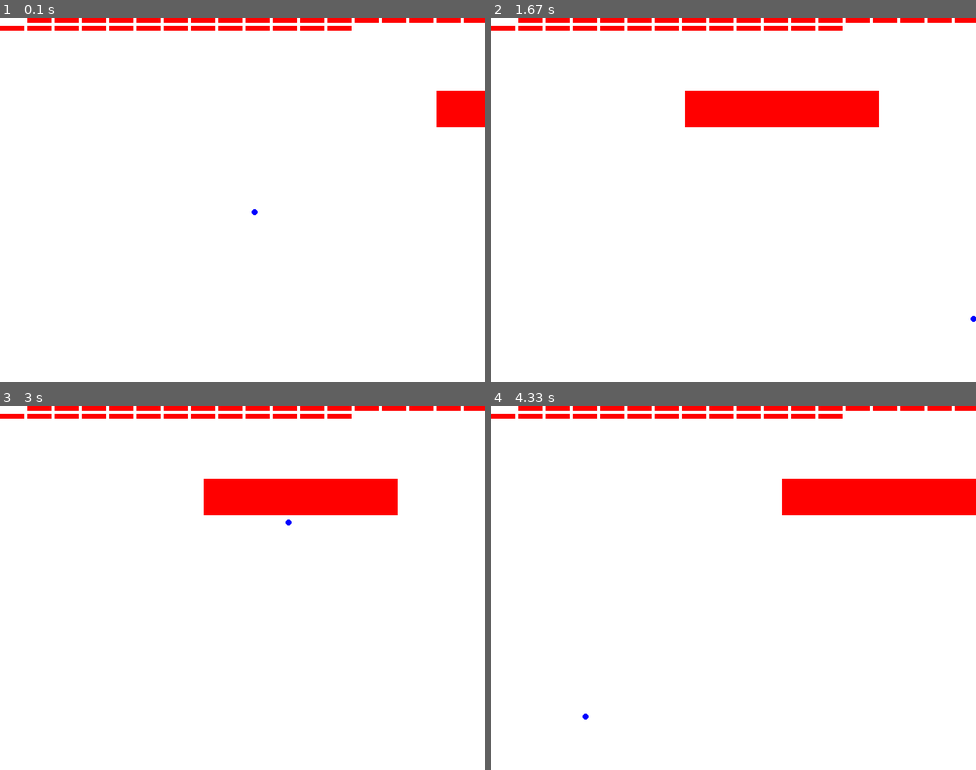
Above: before the commit, frames 1-4 (two rows, left to right).
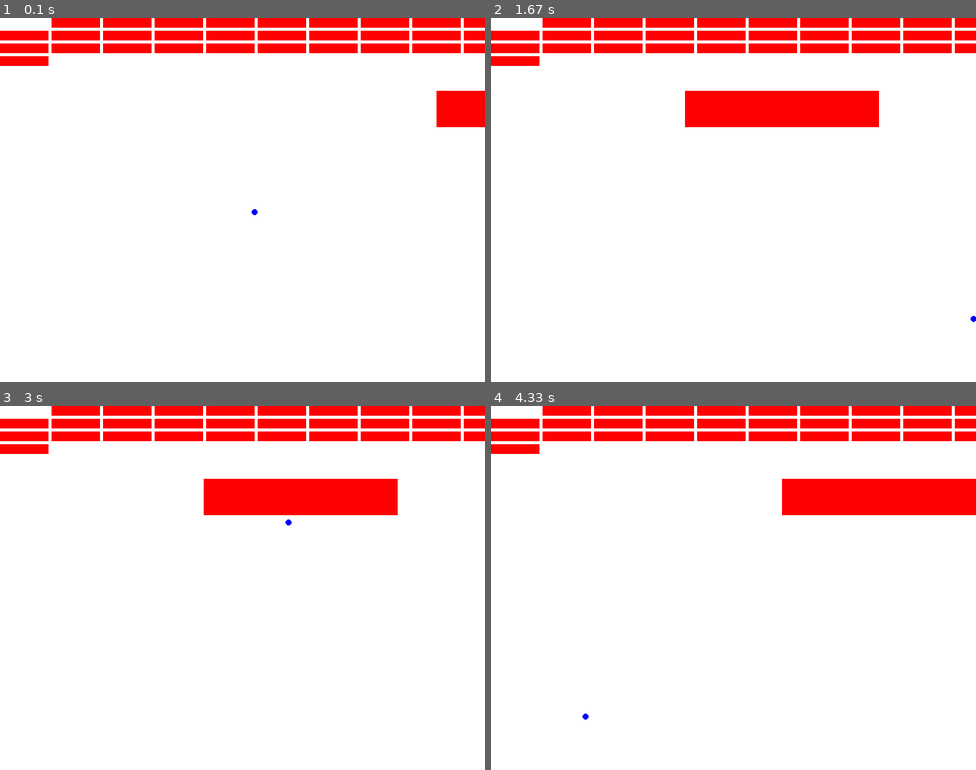
Above: after the commit, the same moments.

Repository: lplinna/AdventureGame
Game: pygame game, started from pygame/main.py
Same seed, same stepped clock (60 frames per second), same inputs: the game is played once before the commit and once after it.
Inputs:
- Up to frame 1 (0.1 s): no input
- Up to frame 2 (1.67 s): hold Right 0.33-0.8 s; hold Right 0.83-1.3 s; hold Left from 1.33 s (still down)
- Up to frame 3 (3 s): release Left at 1.87 s; hold Left 1.9-2.3 s; hold Right 2.33-2.97 s
- Up to frame 4 (4.33 s): hold Left 3-3.47 s; hold Right 3.5-3.97 s; hold Right from 4 s (still down)

The runs differ from the first frame. In frame 1, 7.0% of the frame differs, in the area x 0-100%, y 0-14%; in frame 2, 7.0%; in frame 3, 7.0%; in frame 4, 7.0%.

Commit message:
Bigger blocks

Diff:
--- a/pygame/main.py
+++ b/pygame/main.py
@@ -96,7 +96,7 @@
 testRect = Brectangle(GREEN,WIDTH * 0.9,HEIGHT * 0.2,WIDTH * 0.4,HEIGHT * 0.1)
 
 blocks = []
-block_width = WIDTH / 20
+block_width = WIDTH / 10
 block_height = block_width * 0.2
 block_spacing = 5
 b_x = 0
@@ -135,7 +135,7 @@
     for block in blocks:
        block.draw(screen)
        if playerBall.collides_brectangle(block):
-          blocks.remove(block)
+          blocks.erase(block)
 
     pygame.display.flip()
     pygame.time.Clock().tick(60)
